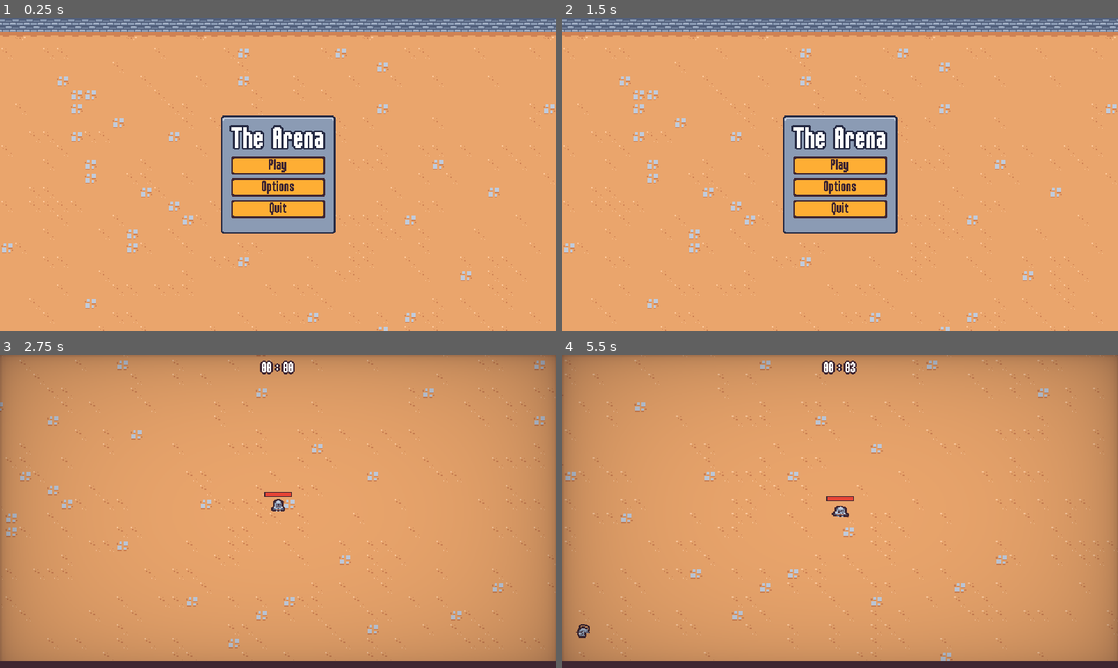
Above: before the commit, frames 1-4 (two rows, left to right).
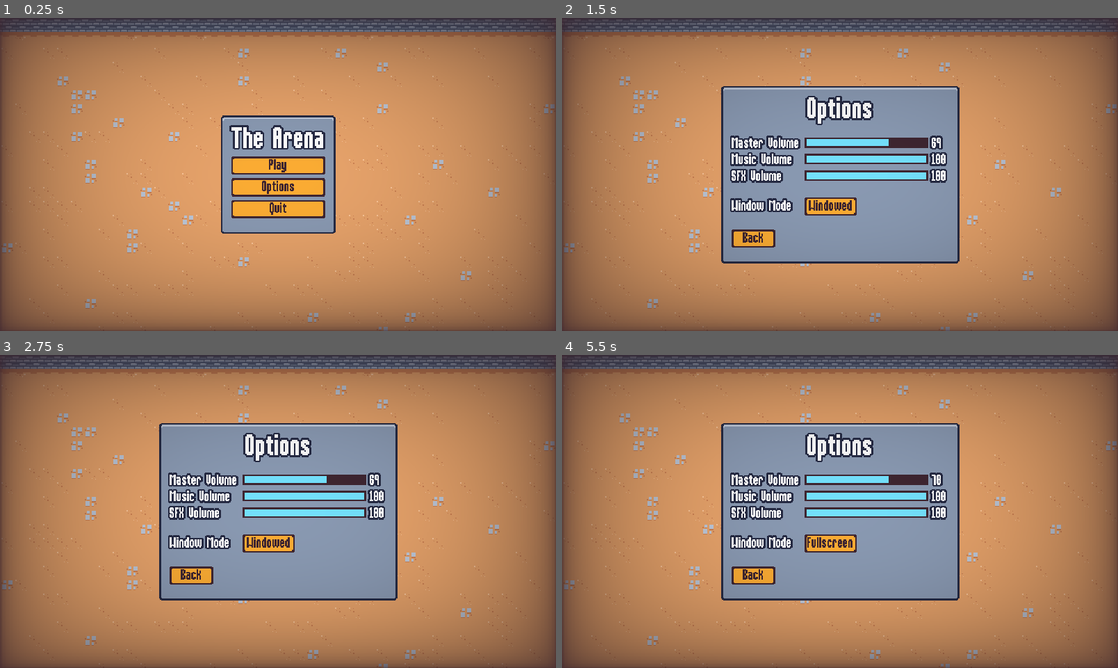
Above: after the commit, the same moments.

Repository: vyxul/2DSurvivorsCourse
Game: Godot game, scene res://Scenes/UI/main_menu.tscn
Two runs of this game, one before a commit and one after it. Both use one fixed random seed, a clock stepped at 60 frames per second and the inputs below.
Inputs (mouse positions are in pixels of both pictures, inside the frame that each line leads up to):
- Up to frame 1 (0.25 s): no input
- Up to frame 2 (1.5 s): click "Options" at 0.5 s; click "Back" at 1.25 s
- Up to frame 3 (2.75 s): click "Play" at 2 s
- Up to frame 4 (5.5 s): click (840, 502) at 2.75 s, where only the run after the commit has a clickable "Play"; click (828, 542) at 3.5 s, where only the run after the commit has a clickable "Windowed"; move the mouse to (962, 495) at 4.27 s; hold D (move_right) 4.28-5.03 s; click (962, 495) at 4.35 s; move the mouse to (728, 527) at 5.02 s; hold S (move_down) from 5.03 s (still down); click (728, 527) at 5.1 s

The runs differ from the first frame. In frame 1, 70% of the frame differs, in the area x 0-100%, y 0-100%; in frame 2, 91%; in frame 3, 78%; in frame 4, 79%.
Error before the commit: Parse Error: Could not find type "HitboxComponent" in the current scope. (res://Scenes/Ability/SwordAbility/sword_ability.gd:4)

Commit message:
Followed tutorial up to Section 5-67

Diff:
--- /dev/null
+++ b/Resources/Meta_Upgrades/experience_gained.tres
@@ -0,0 +1,10 @@
+[gd_resource type="Resource" script_class="MetaUpgrade" load_steps=2 format=3 uid="uid://c3koridr3xcpy"]
+
+[ext_resource type="Script" path="res://Resources/Meta_Upgrades/meta_upgrade.gd" id="1_43w07"]
+
+[resource]
+script = ExtResource("1_43w07")
+id = "experience_gained"
+max_quantity = 1
+title = "Increase Experience"
+description = "Increases experience drop chance by 10%"
--- /dev/null
+++ b/Resources/Meta_Upgrades/meta_upgrade.gd
@@ -0,0 +1,7 @@
+extends Resource
+class_name MetaUpgrade
+
+@export var id: String
+@export var max_quantity: int = 1
+@export var title: String
+@export_multiline var description: String
--- /dev/null
+++ b/Scenes/Autoload/meta_progression.gd
@@ -0,0 +1,28 @@
+extends Node
+
+var save_data: Dictionary = {
+	"meta_upgrade_currency": 0,
+	"meta_upgrades": {}
+}
+
+
+func _ready():
+	GameEvents.experience_vial_collected.connect(on_experience_collected)
+	add_meta_upgrade(load("res://Resources/Meta_Upgrades/experience_gained.tres"))
+
+
+func add_meta_upgrade(upgrade: MetaUpgrade):
+	# if the player doesn't yet have that upgrade
+	# add it and set to 0
+	# makes sure that the code after this block will work
+	if !save_data["meta_upgrades"].has(upgrade.id):
+		save_data["meta_upgrades"][upgrade.id] = {
+			"quantity": 0
+		}
+
+	# increment the counter for the upgrade quantity
+	save_data["meta_upgrades"][upgrade.id]["quantity"] += 1
+	print_debug(save_data)
+
+func on_experience_collected(number: float):
+	save_data["meta_upgrade_currency"] += number
--- /dev/null
+++ b/Scenes/Autoload/meta_progression.tscn
@@ -0,0 +1,6 @@
+[gd_scene load_steps=2 format=3 uid="uid://cnabm4iwl5mdn"]
+
+[ext_resource type="Script" path="res://Scenes/Autoload/meta_progression.gd" id="1_u8ki1"]
+
+[node name="MetaProgression" type="Node"]
+script = ExtResource("1_u8ki1")
--- /dev/null
+++ b/Scenes/Autoload/screen_transition.gd
@@ -0,0 +1,19 @@
+extends CanvasLayer
+
+signal transitioned_halfway
+
+var skip_emit: bool = false
+
+func transition():
+	$AnimationPlayer.play("default")
+	await transitioned_halfway
+	skip_emit = true
+	$AnimationPlayer.play_backwards("default")
+
+
+func emit_transitioned_halfway():
+	if skip_emit:
+		skip_emit = false
+		return
+
+	transitioned_halfway.emit()
--- /dev/null
+++ b/Scenes/Autoload/screen_transition.gdshader
@@ -0,0 +1,15 @@
+shader_type canvas_item;
+
+uniform sampler2D transition_texture: filter_nearest;
+uniform vec4 transition_color: source_color;
+uniform float percent: hint_range(0.0, 1.0);
+
+void fragment() {
+	vec4 transition_texture_color = texture(transition_texture, UV);
+	if (transition_texture_color.r > percent) {
+		COLOR.a = 0.0;
+	}
+	else {
+		COLOR = transition_color;
+	}
+}
--- /dev/null
+++ b/Scenes/Autoload/screen_transition.tscn
@@ -0,0 +1,106 @@
+[gd_scene load_steps=8 format=3 uid="uid://c4y44t6c28tg"]
+
+[ext_resource type="Script" path="res://Scenes/Autoload/screen_transition.gd" id="1_a6ksl"]
+[ext_resource type="Shader" path="res://Scenes/Autoload/screen_transition.gdshader" id="1_yf2bq"]
+[ext_resource type="Texture2D" uid="uid://6xt65ro8e3wg" path="res://Assets/UI/screen_transition.png" id="2_v66gr"]
+
+[sub_resource type="Animation" id="Animation_1bbc1"]
+resource_name = "default"
+length = 0.4
+step = 0.01
+tracks/0/type = "value"
+tracks/0/imported = false
+tracks/0/enabled = true
+tracks/0/path = NodePath("ColorRect:material:shader_parameter/percent")
+tracks/0/interp = 1
+tracks/0/loop_wrap = true
+tracks/0/keys = {
+"times": PackedFloat32Array(0, 0.4),
+"transitions": PackedFloat32Array(2, 1),
+"update": 0,
+"values": [0.0, 1.0]
+}
+tracks/1/type = "method"
+tracks/1/imported = false
+tracks/1/enabled = true
+tracks/1/path = NodePath(".")
+tracks/1/interp = 1
+tracks/1/loop_wrap = true
+tracks/1/keys = {
+"times": PackedFloat32Array(0.4),
+"transitions": PackedFloat32Array(1),
+"values": [{
+"args": [],
+"method": &"emit_transitioned_halfway"
+}]
+}
+tracks/2/type = "value"
+tracks/2/imported = false
+tracks/2/enabled = true
+tracks/2/path = NodePath("ColorRect:visible")
+tracks/2/interp = 1
+tracks/2/loop_wrap = true
+tracks/2/keys = {
+"times": PackedFloat32Array(0, 0.01),
+"transitions": PackedFloat32Array(1, 1),
+"update": 1,
+"values": [false, true]
+}
+
+[sub_resource type="Animation" id="Animation_ame8n"]
+length = 0.001
+tracks/0/type = "value"
+tracks/0/imported = false
+tracks/0/enabled = true
+tracks/0/path = NodePath("ColorRect:material:shader_parameter/percent")
+tracks/0/interp = 1
+tracks/0/loop_wrap = true
+tracks/0/keys = {
+"times": PackedFloat32Array(0),
+"transitions": PackedFloat32Array(1),
+"update": 0,
+"values": [0.154]
+}
+tracks/1/type = "value"
+tracks/1/imported = false
+tracks/1/enabled = true
+tracks/1/path = NodePath("ColorRect:visible")
+tracks/1/interp = 1
+tracks/1/loop_wrap = true
+tracks/1/keys = {
+"times": PackedFloat32Array(0),
+"transitions": PackedFloat32Array(1),
+"update": 1,
+"values": [false]
+}
+
+[sub_resource type="AnimationLibrary" id="AnimationLibrary_063n5"]
+_data = {
+"RESET": SubResource("Animation_ame8n"),
+"default": SubResource("Animation_1bbc1")
+}
+
+[sub_resource type="ShaderMaterial" id="ShaderMaterial_edney"]
+shader = ExtResource("1_yf2bq")
+shader_parameter/transition_color = Color(0.247059, 0.14902, 0.192157, 1)
+shader_parameter/percent = 0.154
+shader_parameter/transition_texture = ExtResource("2_v66gr")
+
+[node name="ScreenTransition" type="CanvasLayer"]
+process_mode = 3
+layer = 5
+script = ExtResource("1_a6ksl")
+
+[node name="AnimationPlayer" type="AnimationPlayer" parent="."]
+libraries = {
+"": SubResource("AnimationLibrary_063n5")
+}
+
+[node name="ColorRect" type="ColorRect" parent="."]
+visible = false
+material = SubResource("ShaderMaterial_edney")
+anchors_preset = 15
+anchor_right = 1.0
+anchor_bottom = 1.0
+grow_horizontal = 2
+grow_vertical = 2
--- a/Scenes/Main/main.gd
+++ b/Scenes/Main/main.gd
@@ -1,6 +1,8 @@
 extends Node
 
 @export var end_screen_scene: PackedScene
+
+var pause_menu_scene = preload("res://Scenes/UI/pause_menu.tscn")
 
 func _ready():
 	$%Player.health_component.died.connect(on_player_died)
@@ -10,3 +12,13 @@
 	var end_screen_instance = end_screen_scene.instantiate()
 	add_child(end_screen_instance)
 	end_screen_instance.set_defeat()
+
+
+# this method will take care of inputs that haven't been handled by any other component
+func _unhandled_input(event):
+	if event.is_action_pressed("pause"):
+		add_child(pause_menu_scene.instantiate())
+		get_tree().root.set_input_as_handled()
+
+	# need to let godot know that this input has been handled here
+	# and wont propogate through the tree
--- a/Scenes/UI/end_screen.gd
+++ b/Scenes/UI/end_screen.gd
@@ -37,6 +37,9 @@
 
 
 func on_restart_button_pressed():
+	ScreenTransition.transition()
+	await ScreenTransition.transitioned_halfway
+
 	get_tree().paused = false
 	get_tree().change_scene_to_file("res://Scenes/Main/main.tscn")
 
--- a/Scenes/UI/main_menu.gd
+++ b/Scenes/UI/main_menu.gd
@@ -9,10 +9,16 @@
 
 
 func on_play_pressed():
+	ScreenTransition.transition()
+	await ScreenTransition.transitioned_halfway
+
 	get_tree().change_scene_to_file("res://Scenes/Main/main.tscn")
 
 
 func on_options_pressed():
+	ScreenTransition.transition()
+	await ScreenTransition.transitioned_halfway
+
 	var options_menu_instance = options_menu_scene.instantiate()
 	add_child(options_menu_instance)
 	options_menu_instance.back_pressed.connect(on_options_menu_closed.bind(options_menu_instance))
--- a/Scenes/UI/main_menu.tscn
+++ b/Scenes/UI/main_menu.tscn
@@ -58,3 +58,4 @@
 text = "Quit"
 
 [node name="Vignette" parent="." instance=ExtResource("2_3mer6")]
+layer = 2
--- a/Scenes/UI/options_menu.gd
+++ b/Scenes/UI/options_menu.gd
@@ -73,4 +73,7 @@
 
 
 func on_back_button_pressed():
+	ScreenTransition.transition()
+	await ScreenTransition.transitioned_halfway
+
 	back_pressed.emit()
--- a/Scenes/UI/options_menu.tscn
+++ b/Scenes/UI/options_menu.tscn
@@ -6,6 +6,7 @@
 [ext_resource type="PackedScene" uid="uid://bkxnyj5iev103" path="res://Scenes/UI/sound_button.tscn" id="3_14ru6"]
 
 [node name="OptionsMenu" type="CanvasLayer"]
+layer = 2
 script = ExtResource("1_5e1yd")
 
 [node name="TileMap" type="TileMap" parent="."]
@@ -140,4 +141,4 @@
 text = "Back"
 
 [node name="Vignette" parent="." instance=ExtResource("2_1a47y")]
-layer = 2
+layer = 3
--- /dev/null
+++ b/Scenes/UI/pause_menu.gd
@@ -0,0 +1,87 @@
+extends CanvasLayer
+
+@onready var panel_container = $MarginContainer/PanelContainer
+
+var options_menu_scene = preload("res://Scenes/UI/options_menu.tscn")
+
+var is_closing: bool = false
+
+
+func _ready():
+	get_tree().paused = true
+
+	# set the pivot offset so that the panel animates as if its growing from
+	# center instead of top-left corner
+	# have to do it in code since not able to do it in gui editor since panel_container
+	# is under a margin container and restricts that change
+	panel_container.pivot_offset = panel_container.size / 2
+
+	%ResumeButton.pressed.connect(on_resume_pressed)
+	%OptionsButton.pressed.connect(on_options_pressed)
+	%QuitButton.pressed.connect(on_quit_pressed)
+
+
+	$AnimationPlayer.play("default")
+
+	var tween = create_tween()
+	# need the first tween property to ensure that the panel_container scale is
+	# properly set to 0 before we do the tween animation
+	tween.tween_property(panel_container, "scale", Vector2.ZERO, 0)
+	tween.tween_property(panel_container, "scale", Vector2.ONE, .3)\
+	.set_ease(Tween.EASE_OUT).set_trans(Tween.TRANS_BACK)
+
+
+# this method will take care of inputs that haven't been handled by any other component
+func _unhandled_input(event):
+	if event.is_action_pressed("pause"):
+		close()
+		get_tree().root.set_input_as_handled()
+
+	# need to let godot know that this input has been handled here
+	# and wont propogate through the tree
+
+
+func close():
+	if is_closing:
+		return
+
+	is_closing = true
+
+	$AnimationPlayer.play_backwards("default")
+
+	var tween = create_tween()
+	# need the first tween property to ensure that the panel_container scale is
+	# properly set to 1 before we do the tween animation
+	tween.tween_property(panel_container, "scale", Vector2.ONE, 0)
+	tween.tween_property(panel_container, "scale", Vector2.ZERO, .3)\
+	.set_ease(Tween.EASE_IN).set_trans(Tween.TRANS_BACK)
+
+	await tween.finished
+
+	get_tree().paused = false
+	queue_free()
+
+
+func on_resume_pressed():
+	close()
+
+
+func on_options_pressed():
+	ScreenTransition.transition()
+	await ScreenTransition.transitioned_halfway
+
+	var options_menu_instance = options_menu_scene.instantiate()
+	add_child(options_menu_instance)
+	options_menu_instance.back_pressed.connect(on_options_back_pressed.bind(options_menu_instance))
+
+
+func on_quit_pressed():
+	ScreenTransition.transition()
+	await ScreenTransition.transitioned_halfway
+
+	get_tree().paused = false
+	get_tree().change_scene_to_file("res://Scenes/UI/main_menu.tscn")
+
+
+func on_options_back_pressed(options_menu_instance: Node):
+	options_menu_instance.queue_free()
--- /dev/null
+++ b/Scenes/UI/pause_menu.tscn
@@ -0,0 +1,112 @@
+[gd_scene load_steps=6 format=3 uid="uid://d3o3epwh40ugq"]
+
+[ext_resource type="Script" path="res://Scenes/UI/pause_menu.gd" id="1_yphaf"]
+[ext_resource type="PackedScene" uid="uid://bkxnyj5iev103" path="res://Scenes/UI/sound_button.tscn" id="3_s751o"]
+
+[sub_resource type="Animation" id="Animation_3va26"]
+length = 0.001
+tracks/0/type = "value"
+tracks/0/imported = false
+tracks/0/enabled = true
+tracks/0/path = NodePath("ColorRect:modulate")
+tracks/0/interp = 1
+tracks/0/loop_wrap = true
+tracks/0/keys = {
+"times": PackedFloat32Array(0),
+"transitions": PackedFloat32Array(1),
+"update": 0,
+"values": [Color(1, 1, 1, 1)]
+}
+
+[sub_resource type="Animation" id="Animation_32s7j"]
+resource_name = "default"
+length = 0.15
+step = 0.05
+tracks/0/type = "value"
+tracks/0/imported = false
+tracks/0/enabled = true
+tracks/0/path = NodePath("ColorRect:modulate")
+tracks/0/interp = 1
+tracks/0/loop_wrap = true
+tracks/0/keys = {
+"times": PackedFloat32Array(0, 0.15),
+"transitions": PackedFloat32Array(1, 1),
+"update": 0,
+"values": [Color(1, 1, 1, 0), Color(1, 1, 1, 1)]
+}
+
+[sub_resource type="AnimationLibrary" id="AnimationLibrary_yjja7"]
+_data = {
+"RESET": SubResource("Animation_3va26"),
+"default": SubResource("Animation_32s7j")
+}
+
+[node name="PauseMenu" type="CanvasLayer"]
+process_mode = 3
+script = ExtResource("1_yphaf")
+
+[node name="AnimationPlayer" type="AnimationPlayer" parent="."]
+libraries = {
+"": SubResource("AnimationLibrary_yjja7")
+}
+
+[node name="ColorRect" type="ColorRect" parent="."]
+anchors_preset = 15
+anchor_right = 1.0
+anchor_bottom = 1.0
+grow_horizontal = 2
+grow_vertical = 2
+color = Color(0.607843, 0.298039, 0.639216, 0.352941)
+
+[node name="MarginContainer" type="MarginContainer" parent="."]
+anchors_preset = 15
+anchor_right = 1.0
+anchor_bottom = 1.0
+grow_horizontal = 2
+grow_vertical = 2
+
+[node name="PanelContainer" type="PanelContainer" parent="MarginContainer"]
+custom_minimum_size = Vector2(140, 160)
+layout_mode = 2
+size_flags_horizontal = 4
+size_flags_vertical = 4
+
+[node name="MarginContainer" type="MarginContainer" parent="MarginContainer/PanelContainer"]
+layout_mode = 2
+theme_override_constants/margin_left = 8
+theme_override_constants/margin_right = 8
+theme_override_constants/margin_bottom = 8
+
+[node name="VBoxContainer" type="VBoxContainer" parent="MarginContainer/PanelContainer/MarginContainer"]
+custom_minimum_size = Vector2(100, 0)
+layout_mode = 2
+size_flags_horizontal = 4
+size_flags_vertical = 4
+
+[node name="Label" type="Label" parent="MarginContainer/PanelContainer/MarginContainer/VBoxContainer"]
+layout_mode = 2
+theme_type_variation = &"BlueOutlineLabel"
+theme_override_font_sizes/font_size = 32
+text = "PAUSED
+"
+horizontal_alignment = 1
+
+[node name="VBoxContainer" type="VBoxContainer" parent="MarginContainer/PanelContainer/MarginContainer/VBoxContainer"]
+layout_mode = 2
+size_flags_horizontal = 4
+
+[node name="ResumeButton" parent="MarginContainer/PanelContainer/MarginContainer/VBoxContainer/VBoxContainer" instance=ExtResource("3_s751o")]
+unique_name_in_owner = true
+layout_mode = 2
+text = "Resume"
+
+[node name="OptionsButton" parent="MarginContainer/PanelContainer/MarginContainer/VBoxContainer/VBoxContainer" instance=ExtResource("3_s751o")]
+unique_name_in_owner = true
+custom_minimum_size = Vector2(70, 0)
+layout_mode = 2
+text = "Options"
+
+[node name="QuitButton" parent="MarginContainer/PanelContainer/MarginContainer/VBoxContainer/VBoxContainer" instance=ExtResource("3_s751o")]
+unique_name_in_owner = true
+layout_mode = 2
+text = "Quit to Menu"
--- a/Scenes/UI/upgrade_screen.tscn
+++ b/Scenes/UI/upgrade_screen.tscn
@@ -2,6 +2,21 @@
 
 [ext_resource type="Script" path="res://Scenes/UI/upgrade_screen.gd" id="1_1xo2r"]
 [ext_resource type="PackedScene" uid="uid://huoiisg0cji3" path="res://Scenes/UI/ability_upgrade_card.tscn" id="1_e7b0o"]
+
+[sub_resource type="Animation" id="Animation_xgoky"]
+length = 0.001
+tracks/0/type = "value"
+tracks/0/imported = false
+tracks/0/enabled = true
+tracks/0/path = NodePath("ColorRect:modulate")
+tracks/0/interp = 1
+tracks/0/loop_wrap = true
+tracks/0/keys = {
+"times": PackedFloat32Array(0),
+"transitions": PackedFloat32Array(1),
+"update": 0,
+"values": [Color(1, 1, 1, 1)]
+}
 
 [sub_resource type="Animation" id="Animation_cqawd"]
 resource_name = "in"
@@ -18,21 +33,6 @@
 "transitions": PackedFloat32Array(1, 1),
 "update": 0,
 "values": [Color(1, 1, 1, 0), Color(1, 1, 1, 1)]
-}
-
-[sub_resource type="Animation" id="Animation_xgoky"]
-length = 0.001
-tracks/0/type = "value"
-tracks/0/imported = false
-tracks/0/enabled = true
-tracks/0/path = NodePath("ColorRect:modulate")
-tracks/0/interp = 1
-tracks/0/loop_wrap = true
-tracks/0/keys = {
-"times": PackedFloat32Array(0),
-"transitions": PackedFloat32Array(1),
-"update": 0,
-"values": [Color(1, 1, 1, 1)]
 }
 
 [sub_resource type="Animation" id="Animation_7gylr"]
--- a/Scenes/UI/vignette.tscn
+++ b/Scenes/UI/vignette.tscn
@@ -6,8 +6,47 @@
 [sub_resource type="ShaderMaterial" id="ShaderMaterial_nj6mp"]
 shader = ExtResource("1_t1ku2")
 shader_parameter/vignette_intensity = 0.64
-shader_parameter/vignette_opacity = 0.114
+shader_parameter/vignette_opacity = 0.348
 shader_parameter/vignette_rgb = Color(0.247059, 0.14902, 0.192157, 1)
+
+[sub_resource type="Animation" id="Animation_ystfa"]
+length = 0.001
+tracks/0/type = "value"
+tracks/0/imported = false
+tracks/0/enabled = true
+tracks/0/path = NodePath("ColorRect:material:shader_parameter/vignette_intensity")
+tracks/0/interp = 1
+tracks/0/loop_wrap = true
+tracks/0/keys = {
+"times": PackedFloat32Array(0),
+"transitions": PackedFloat32Array(1),
+"update": 0,
+"values": [0.64]
+}
+tracks/1/type = "value"
+tracks/1/imported = false
+tracks/1/enabled = true
+tracks/1/path = NodePath("ColorRect:material:shader_parameter/vignette_rgb")
+tracks/1/interp = 1
+tracks/1/loop_wrap = true
+tracks/1/keys = {
+"times": PackedFloat32Array(0),
+"transitions": PackedFloat32Array(1),
+"update": 0,
+"values": [Color(0.247059, 0.14902, 0.192157, 1)]
+}
+tracks/2/type = "value"
+tracks/2/imported = false
+tracks/2/enabled = true
+tracks/2/path = NodePath("ColorRect:material:shader_parameter/vignette_opacity")
+tracks/2/interp = 1
+tracks/2/loop_wrap = true
+tracks/2/keys = {
+"times": PackedFloat32Array(0),
+"transitions": PackedFloat32Array(1),
+"update": 0,
+"values": [0.348]
+}
 
 [sub_resource type="Animation" id="Animation_oykdh"]
 resource_name = "hit"
@@ -46,46 +85,7 @@
 "times": PackedFloat32Array(0, 0.1, 0.4),
 "transitions": PackedFloat32Array(1, 2.63902, 1),
 "update": 0,
-"values": [0.114, 0.262, 0.114]
-}
-
-[sub_resource type="Animation" id="Animation_ystfa"]
-length = 0.001
-tracks/0/type = "value"
-tracks/0/imported = false
-tracks/0/enabled = true
-tracks/0/path = NodePath("ColorRect:material:shader_parameter/vignette_intensity")
-tracks/0/interp = 1
-tracks/0/loop_wrap = true
-tracks/0/keys = {
-"times": PackedFloat32Array(0),
-"transitions": PackedFloat32Array(1),
-"update": 0,
-"values": [0.64]
-}
-tracks/1/type = "value"
-tracks/1/imported = false
-tracks/1/enabled = true
-tracks/1/path = NodePath("ColorRect:material:shader_parameter/vignette_rgb")
-tracks/1/interp = 1
-tracks/1/loop_wrap = true
-tracks/1/keys = {
-"times": PackedFloat32Array(0),
-"transitions": PackedFloat32Array(1),
-"update": 0,
-"values": [Color(0.247059, 0.14902, 0.192157, 1)]
-}
-tracks/2/type = "value"
-tracks/2/imported = false
-tracks/2/enabled = true
-tracks/2/path = NodePath("ColorRect:material:shader_parameter/vignette_opacity")
-tracks/2/interp = 1
-tracks/2/loop_wrap = true
-tracks/2/keys = {
-"times": PackedFloat32Array(0),
-"transitions": PackedFloat32Array(1),
-"update": 0,
-"values": [0.114]
+"values": [0.348, 0.262, 0.348]
 }
 
 [sub_resource type="AnimationLibrary" id="AnimationLibrary_oljd5"]
--- a/project.godot
+++ b/project.godot
@@ -19,6 +19,8 @@
 
 GameEvents="*res://Scenes/Autoload/game_events.tscn"
 MusicPlayer="*res://Scenes/Autoload/music_player.tscn"
+ScreenTransition="*res://Scenes/Autoload/screen_transition.tscn"
+MetaProgression="*res://Scenes/Autoload/meta_progression.tscn"
 
 [debug]
 
@@ -71,6 +73,12 @@
 "events": [Object(InputEventMouseButton,"resource_local_to_scene":false,"resource_name":"","device":-1,"window_id":0,"a …(253 unchanged characters)…
 ]
 }
+pause={
+"deadzone": 0.5,
+"events": [Object(InputEventKey,"resource_local_to_scene":false,"resource_name":"","device":-1,"window_id":0,"alt_pressed":false,"shift_pressed":false,"ctrl_pressed":false,"meta_pressed":false,"pressed":false,"keycode":0,"physical_keycode":4194305,"key_label":0,"unicode":0,"echo":false,"script":null)
+, Object(InputEventKey,"resource_local_to_scene":false,"resource_name":"","device":-1,"window_id":0,"alt_pressed":false,"shift_pressed":false,"ctrl_pressed":false,"meta_pressed":false,"pressed":false,"keycode":0,"physical_keycode":80,"key_label":0,"unicode":112,"echo":false,"script":null)
+]
+}
 
 [layer_names]
 
Binary file added: Assets/UI/screen_transition.png
Not shown, added: Assets/UI/screen_transition.png.import
Not shown, added: Scenes/UI/pauD2DD.tmp
